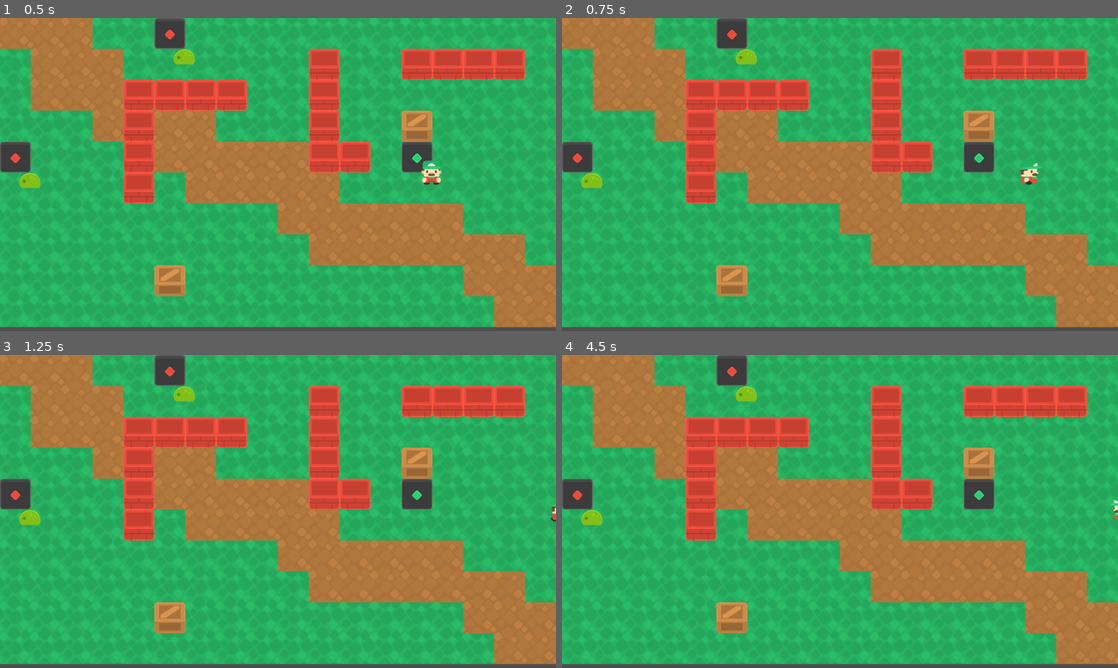
Above: before the commit, frames 1-4 (two rows, left to right).
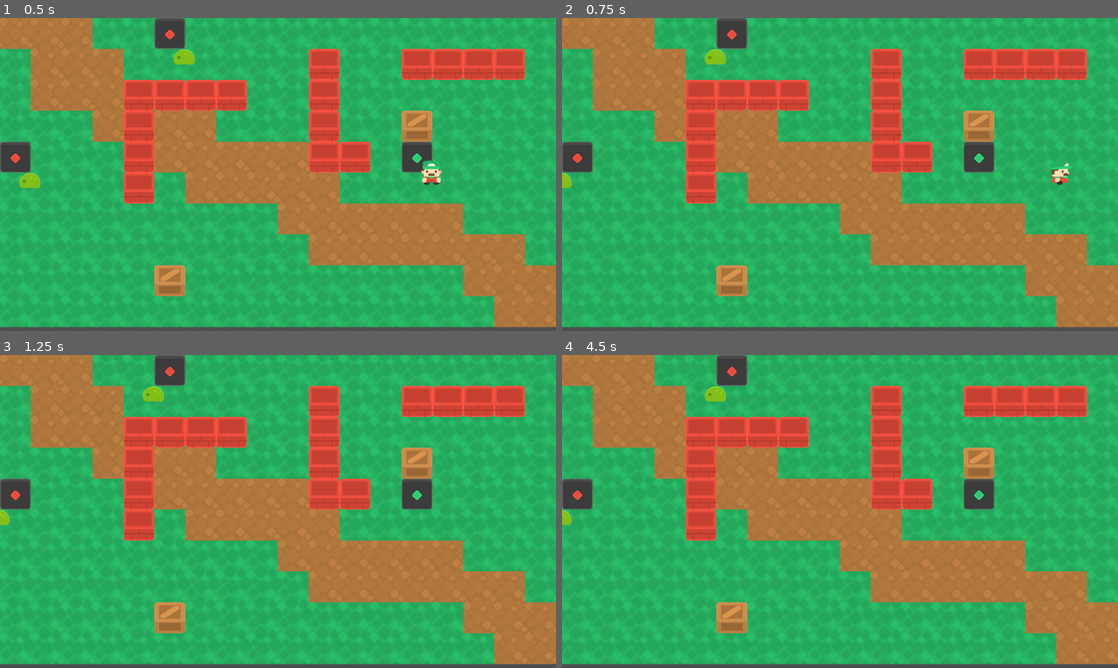
Above: after the commit, the same moments.

Repository: ryanchang/escape_the_maze
Game: Godot game, scene res://levels/level1.tscn
Two runs of this game, one before a commit and one after it. Both use one fixed random seed, a clock stepped at 60 frames per second and the inputs below. The project has no main scene, so this scene is started directly.
Inputs:
- Up to frame 1 (0.5 s): no input
- Up to frame 2 (0.75 s): tap Enter at 0.5 s; hold Right (right) from 0.53 s (still down)
- Up to frame 3 (1.25 s): keep holding Right (right)
- Up to frame 4 (4.5 s): release Right (right) at 1.28 s; hold Down (down) 1.28-2.03 s; tap Space at 2, 3.5 s; hold Right (right) 2.03-2.78 s; tap Enter at 2.75, 4.25 s; hold Up (up) 2.78-3.53 s; hold Left (left) from 3.53 s (still down)

Frame 1 is identical in both runs. In frame 2, 0.9% of the frame differs, in the area x 0-92%, y 10-55%; in frame 3, 0.6%; in frame 4, 0.6%.

Commit message:
Player movement.

Diff:
--- a/character/character.gd
+++ b/character/character.gd
@@ -2,7 +2,7 @@
 
 @export var speed:int
 
-var tile_size = 64.0
+var tile_size:Vector2 = Vector2(64.0, 64.0)
 var can_move = true
 var facing = "right"
 var moves = {
@@ -21,22 +21,27 @@
 
 
 func move(dir):
+	facing = dir
+	print("[move]%s, position: %s, delta: %s"
+			% [dir, position + moves[facing] * tile_size, moves[facing] * tile_size])
 	$AnimationPlayer.speed_scale = speed
-	facing = dir
+
 	if raycasts[facing].is_colliding():
+		print("[move]colliding")
 		return
 
 	can_move = false
 	$AnimationPlayer.play(facing)
+	var new_position = position + moves[facing] * tile_size
 	var tween = create_tween()
-	print("%s %s %s" % [dir, moves[facing], moves[facing] * Vector2(tile_size)])
 	tween.tween_property($Sprite2D,
 			'position',
-			position + moves[facing] * Vector2(tile_size),
+			new_position,
 			1.0 / speed)
 	tween.set_trans(tween.TRANS_SINE)
 	tween.set_ease(tween.EASE_IN_OUT)
 	tween.connect("finished", on_tween_finished)
+	position = new_position
 	return true
 
 
--- a/character/character.tscn
+++ b/character/character.tscn
@@ -94,6 +94,8 @@
 }
 
 [node name="Character" type="Area2D"]
+collision_layer = 0
+collision_mask = 0
 script = ExtResource("1_t21wv")
 speed = 1
 metadata/_edit_group_ = true
@@ -113,12 +115,16 @@
 
 [node name="RayCastRight" type="RayCast2D" parent="."]
 target_position = Vector2(64, 2.08165e-12)
+collision_mask = 0
 
 [node name="RayCastLeft" type="RayCast2D" parent="."]
 target_position = Vector2(-64, 2.08165e-12)
+collision_mask = 0
 
 [node name="RayCastDown" type="RayCast2D" parent="."]
 target_position = Vector2(2.08165e-12, 64)
+collision_mask = 0
 
 [node name="RayCastUp" type="RayCast2D" parent="."]
 target_position = Vector2(2.08165e-12, -64)
+collision_mask = 0
--- a/player/player.gd
+++ b/player/player.gd
@@ -1,6 +1,9 @@
 extends "res://character/character.gd"
 
 signal moved
+signal dead
+signal grabbed_key
+signal win
 
 
 func _process(delta):
@@ -9,3 +12,14 @@
 			if Input.is_action_pressed(dir):
 				if move(dir):
 					emit_signal("moved")
+
+
+func _on_area_entered(area):
+	if area.is_in_group("enemies"):
+		emit_signal("dead")
+	if area.has_method("pickup"):
+		area.pickup()
+	if area.type == "key_red":
+		emit_signal("grabbed_key")
+	if area.type == "star":
+		emit_signal("win")
--- a/player/player.tscn
+++ b/player/player.tscn
@@ -5,11 +5,21 @@
 [ext_resource type="Texture2D" uid="uid://bfojm1il36yin" path="res://assets/player.png" id="2_x7dgo"]
 
 [node name="Player" instance=ExtResource("1_eqmv5")]
-collision_layer = 2
 collision_mask = 13
 script = ExtResource("2_7e3ff")
 
 [node name="Sprite2D" parent="." index="0"]
 texture = ExtResource("2_x7dgo")
 
+[node name="RayCastRight" parent="." index="3"]
+collision_mask = 0
+
+[node name="RayCastLeft" parent="." index="4"]
+collision_mask = 0
+
+[node name="RayCastDown" parent="." index="5"]
+collision_mask = 0
+
 [node name="Camera2D" type="Camera2D" parent="." index="7"]
+
+[connection signal="area_entered" from="." to="." method="_on_area_entered"]
